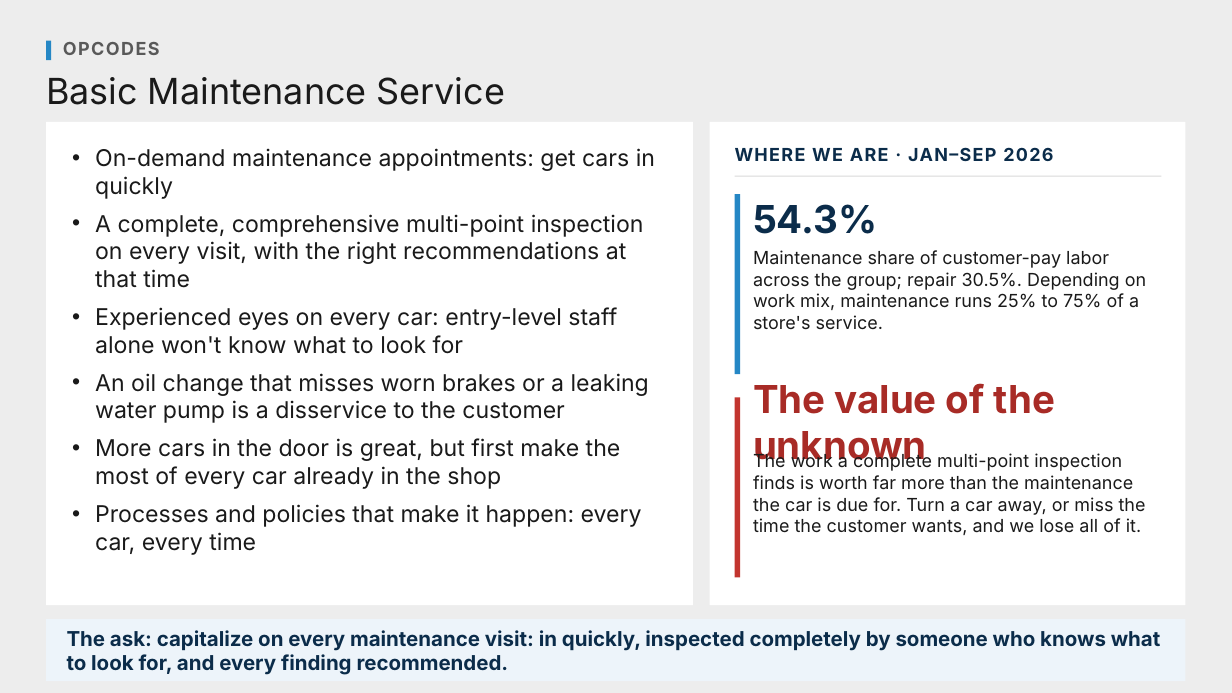
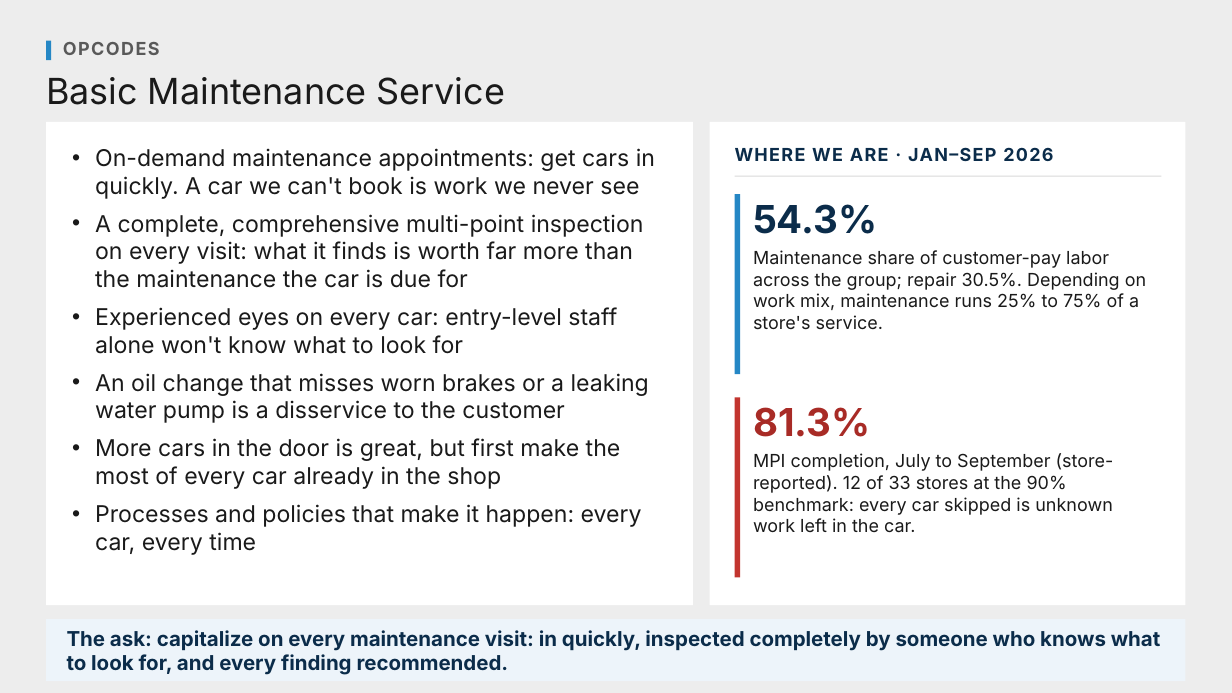
Before and after one commit to Ndresner/Noah, a slide deck: slide 88 of day2-deck/decks/Fixed Ops - Day 2 Example Test Deck.pptx. Drawn at 1232x693 pixels with LibreOffice and Linux fonts; fonts in the diff are those of the drawing. Boxes give left, top, right and bottom in pixels: in the first picture for what was removed or moved away, otherwise in the second. Text is boxed around its words. In the diff, an @@ line names an element or a change of style, - is before the commit and + after.

```diff
--- a/day2-deck/decks/Fixed Ops - Day 2 Example Test Deck.pptx
+++ b/day2-deck/decks/Fixed Ops - Day 2 Example Test Deck.pptx
@@ text at box(95, 148, 655, 288): text changed @@
-• On-demand maintenance appointments: get cars in quickly
-• A complete, comprehensive multi-point inspection on every visit, with the right recommendations at that time
+• On-demand maintenance appointments: get cars in quickly. A car we can't book is work we never see
+• A complete, comprehensive multi-point inspection on every visit: what it finds is worth far more than the maintenance the car is due for
@@ text at box(753, 407, 870, 437): text changed @@
-The value of the unknown
+81.3%
@@ text at box(753, 453, 1114, 533): text changed @@
-The work a complete multi-point inspection finds is worth far more than the maintenance the car is due for. Turn a car away, or miss the time the customer wants, and we lose all of it.
+MPI completion, July to September (store-reported). 12 of 33 stores at the 90% benchmark: every car skipped is unknown work left in the car.
```
Also in this commit, not shown: 1 other slide changed, 7 other files.
